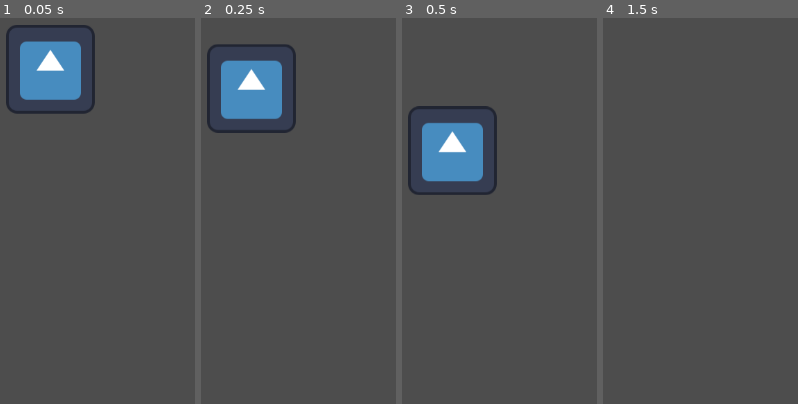
Above: before the commit, frames 1-4 (left to right).
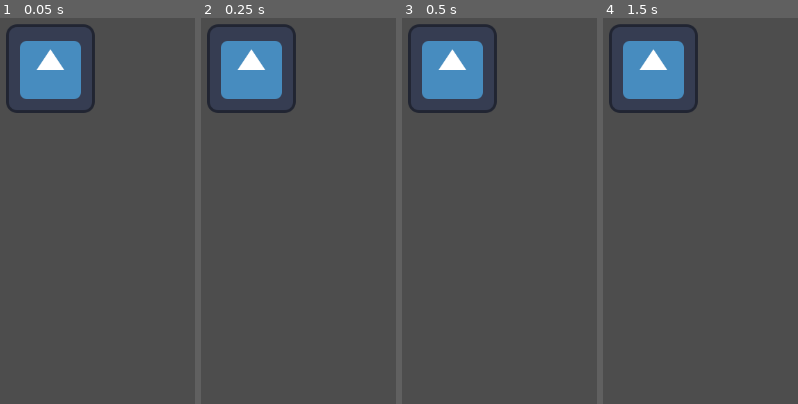
Above: after the commit, the same moments.

Repository: RyanSun1112/fighting-game-code-club
Game: Godot game, scene res://node_2d.tscn
Same seed, same stepped clock (60 frames per second), same inputs: the game is played once before the commit and once after it. The engine's default icon, where the game draws it, is replaced by a stand-in: a white triangle on a blue panel in a dark square.
Inputs:
- Up to frame 1 (0.05 s): no input
- Up to frame 2 (0.25 s): no input
- Up to frame 3 (0.5 s): no input
- Up to frame 4 (1.5 s): tap Enter (ui_accept) at 0.5, 0.77 s; hold Right (ui_right) from 0.53 s (still down)

The runs differ from the first frame. In frame 1, 0.5% of the frame differs, in the area x 6-46%, y 1-25%; in frame 2, 5.2%; in frame 3, 12%, in the area x 3-49%, y 1-46%; in frame 4, 6.0%.

Commit message:
Update node_2d.tscn

Diff:
--- a/node_2d.tscn
+++ b/node_2d.tscn
@@ -1,6 +1,5 @@
-[gd_scene load_steps=4 format=3 uid="uid://v8b15fbs6xod"]
+[gd_scene load_steps=3 format=3 uid="uid://v8b15fbs6xod"]
 
-[ext_resource type="Script" path="res://character_body_2d.gd" id="1_2r7y0"]
 [ext_resource type="Texture2D" uid="uid://cnm1h0yjq8ni4" path="res://icon.svg" id="2_88fa8"]
 
 [sub_resource type="CircleShape2D" id="CircleShape2D_ert17"]
@@ -8,7 +7,6 @@
 [node name="Node2D" type="Node2D"]
 
 [node name="CharacterBody2D" type="CharacterBody2D" parent="."]
-script = ExtResource("1_2r7y0")
 
 [node name="CollisionShape2D" type="CollisionShape2D" parent="CharacterBody2D"]
 shape = SubResource("CircleShape2D_ert17")
